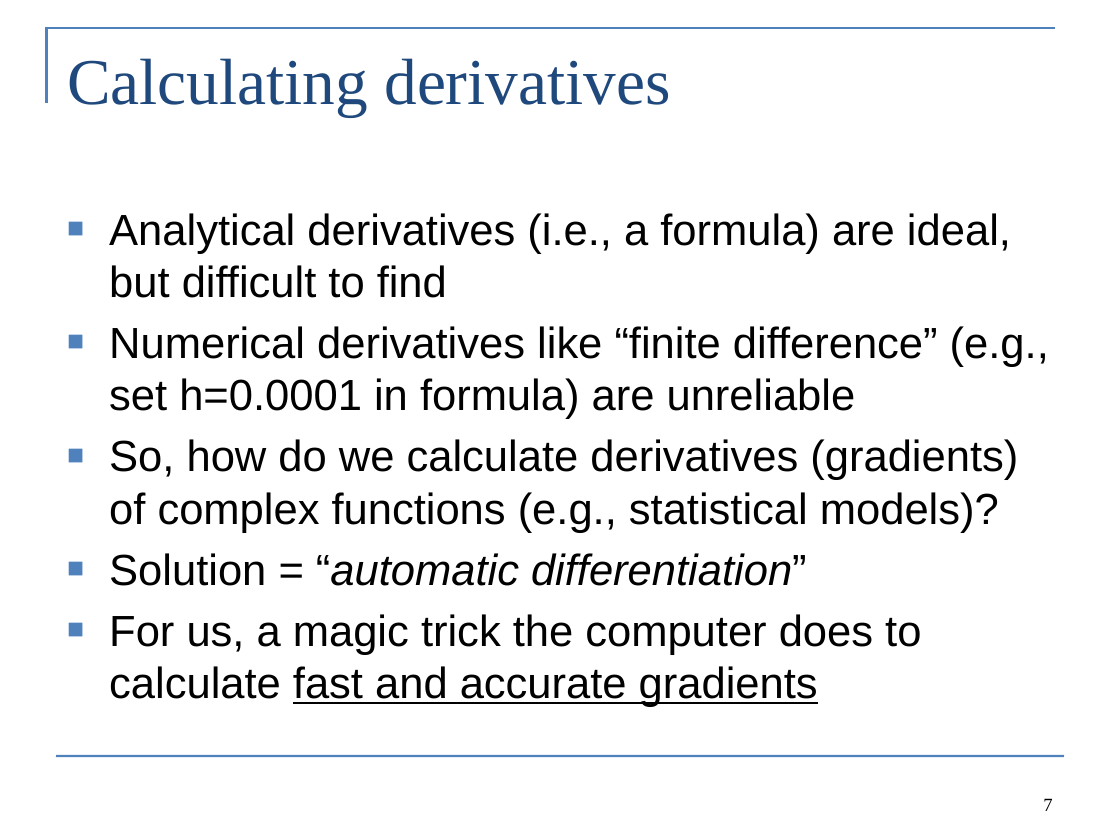
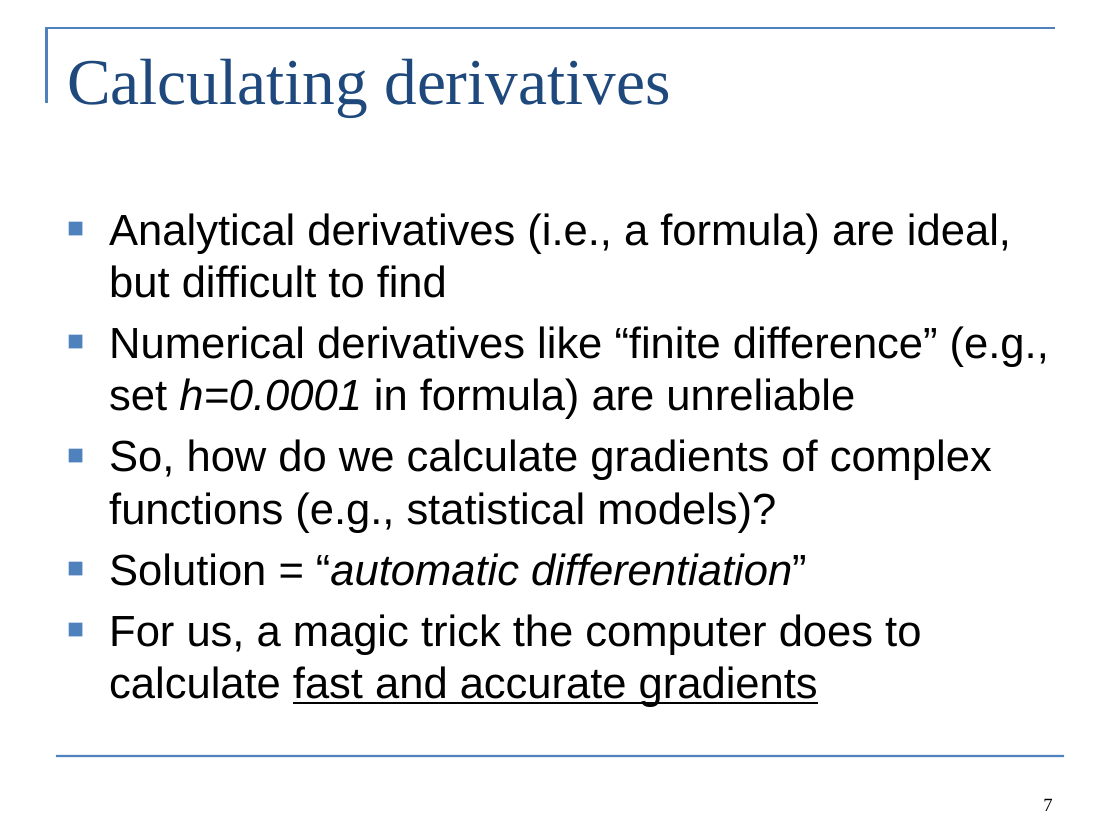
Before and after one commit to colemonnahan/tmb_workshop, a slide deck: slide 7 of day1/lecture1_maximum_likelihood.pptx. Drawn at 1120x840 pixels with LibreOffice and Linux fonts; fonts in the diff are those of the drawing. Boxes give left, top, right and bottom in pixels: in the first picture for what was removed or moved away, otherwise in the second. Text is boxed around its words. In the diff, an @@ line names an element or a change of style, - is before the commit and + after.

```diff
--- a/day1/lecture1_maximum_likelihood.pptx
+++ b/day1/lecture1_maximum_likelihood.pptx
@@ text at (109, 326, 1049, 419): italic on in "h=0.0001" @@
@@ text at (109, 439, 992, 533): text changed @@
-■ So, how do we calculate derivatives (gradients) of complex functions (e.g., statistical models)?
+■ So, how do we calculate gradients of complex functions (e.g., statistical models)?
```
Also in this commit, not shown: 5 other slides changed, 2 other files.
